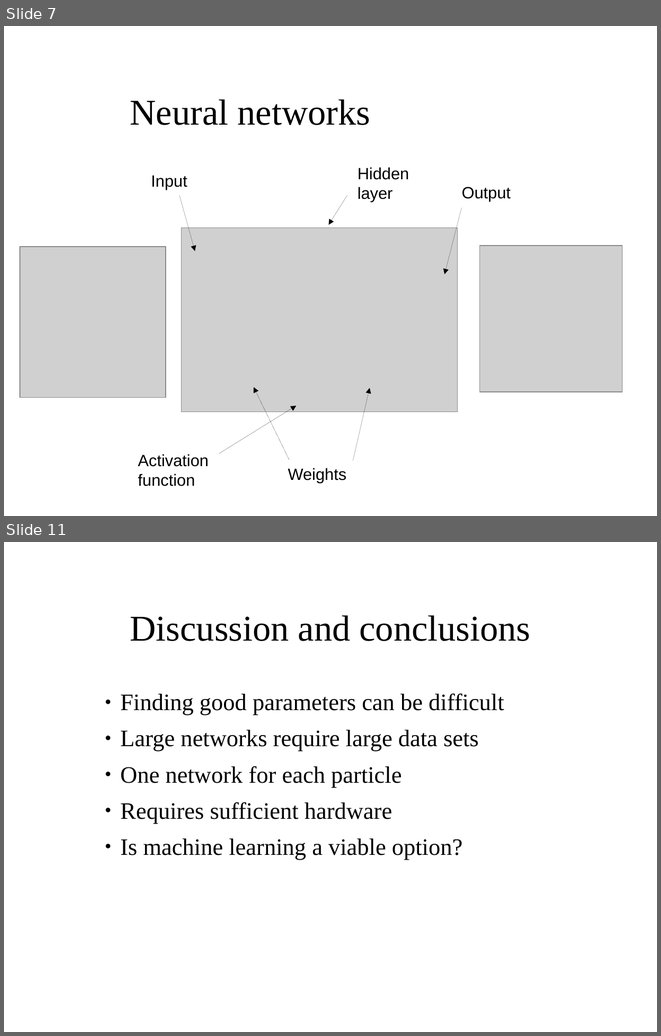
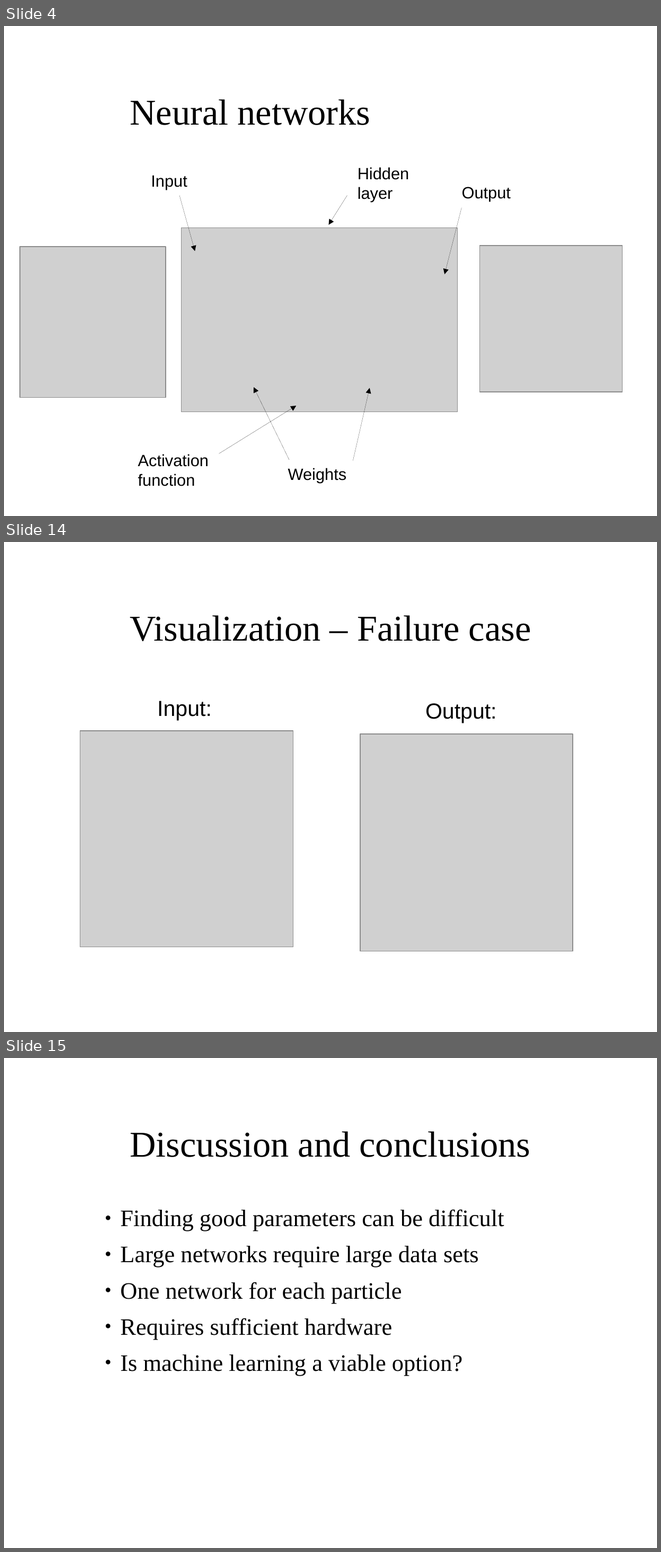
Before and after one commit to aaaaarvi/Projektarbete17, a slide deck: presentation/presentation.odp. Shown one above the other, each under a label of ours: slides 7 and 11 before the commit, slides 4, 14 and 15 after it; the slides between them are not shown. The pictures are 661x1036 and 661x1552 pixels, drawn with LibreOffice and Linux fonts; fonts in the diff are those of the drawing; grey boxes stand for pictures; background and template pictures are left out. Boxes give left, top, right and bottom in pixels: in the first picture for what was removed or moved away, otherwise in the second. Text is boxed around its words. In the diff, an @@ line names an element or a change of style, - is before the commit and + after.

```diff
--- a/presentation/presentation.odp
+++ b/presentation/presentation.odp
@@ slide 14 added at [4,542,657,1032], background picture (left out) @@
@@ title added at [130,615,531,641], 40 pt, text #000000 @@
+Visualization – Failure case
@@ text added at [157,700,212,720], 24 pt, text #000000 @@
+Input:
@@ text added at [425,703,497,723], 24 pt, text #000000 @@
+Output:
@@ picture added at [80,731,293,947] @@
@@ picture added at [360,734,572,951] @@
@@ what was slide 7 is now slide 4 @@
@@ what was slide 11 is now slide 15 @@
```
Also in this commit, not shown: 11 other slides added, 8 slides removed, 6 other files.
